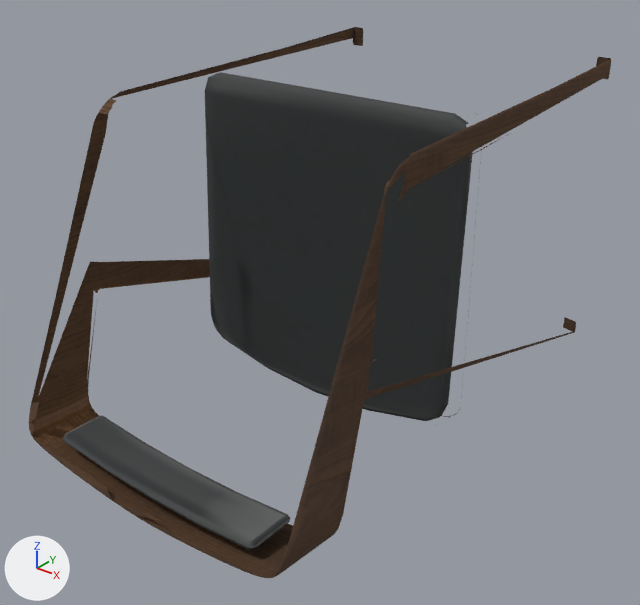
The OBJ model tokenhsi/data/dataset_dynamic_objects/test/ArmChair_Normal/171e6880-ee7d-42e4-9dc4-5ef59e42656b/geom/mesh.obj: old version first, new version second.
Both versions are drawn from a 50 mm camera at (0.803, -1.017, 0.54) aimed at (0.014, -0.032, -0.071). Arrows for +X, +Y and +Z are at lower left; the lights stay in place. Where no turn or scale is listed for an object, it has been applied to the vertices. Vertices at the same position are counted once.
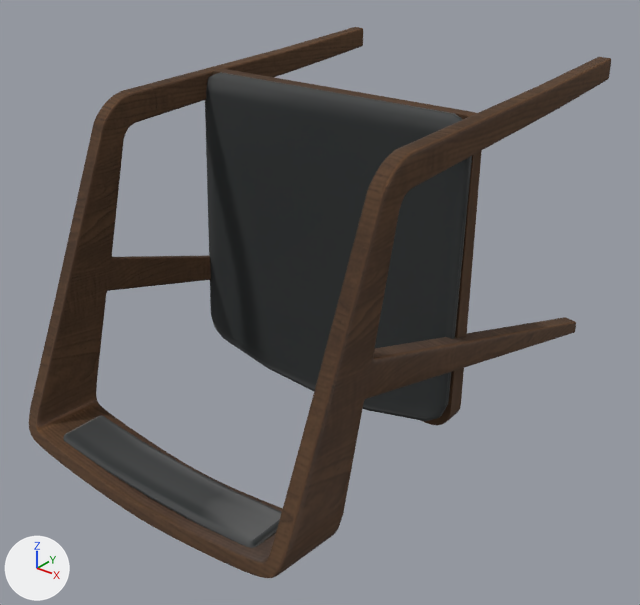
What differs and where, as boxes [x1, y1, x2, y2] in the pictures (640 x 605 px):
part 1 of me_mesh, added (brown): after [32, 27, 611, 578]

What the commit changed:
me_mesh is used by ob_mesh; location (0.0, 0.0, 0.0).
me_mesh had 655 vertices, 975 faces and spanned x -0.262..0.262, y -0.414..0.414, z -0.271..0.271.
me_mesh now has 1403 vertices, 2646 faces and spans x -0.262..0.262, y -0.414..0.414, z -0.271..0.271.
me_mesh part 1: 740 vertices added at x -0.261..0.262, y -0.413..0.413, z -0.268..0.271.
